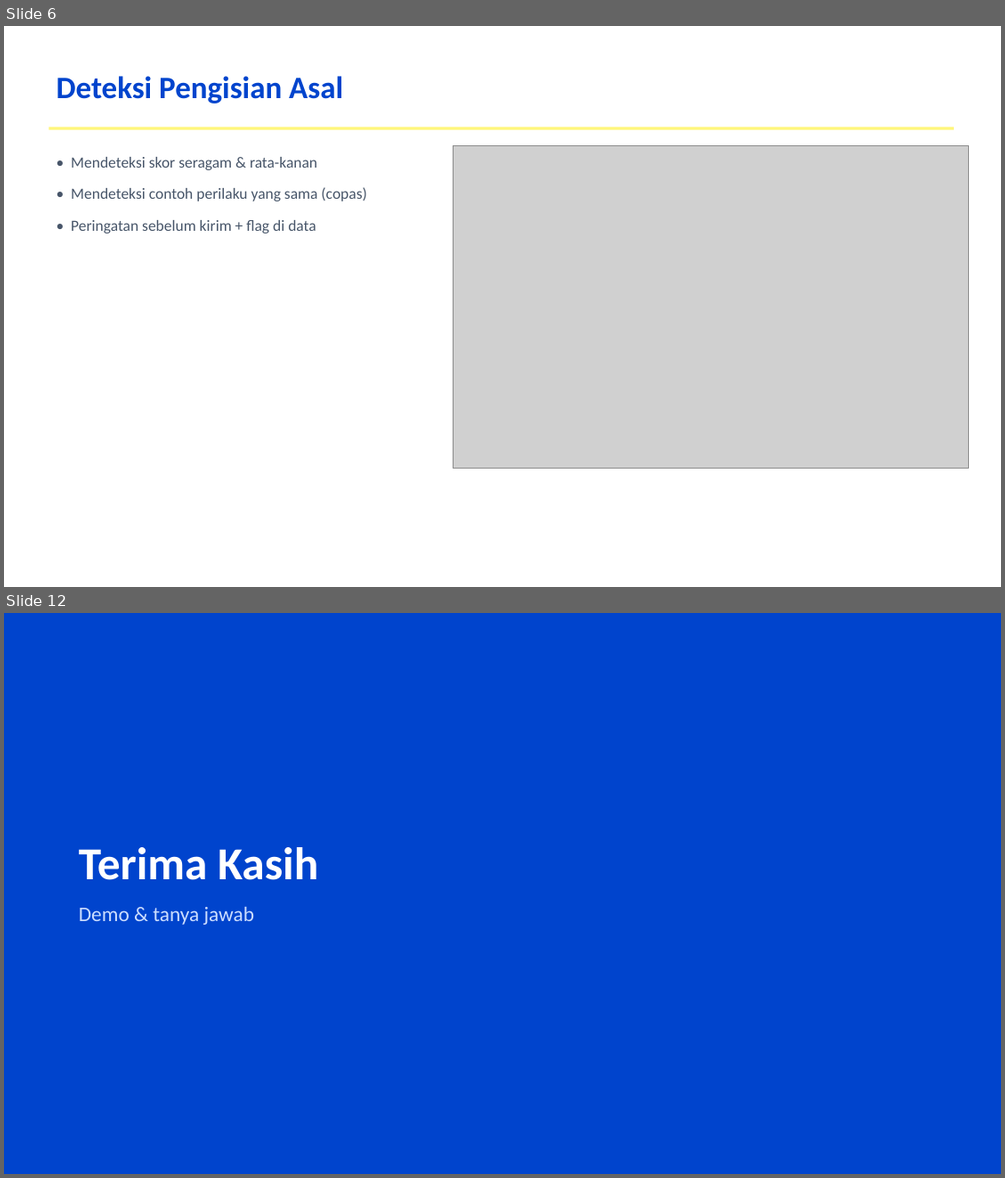
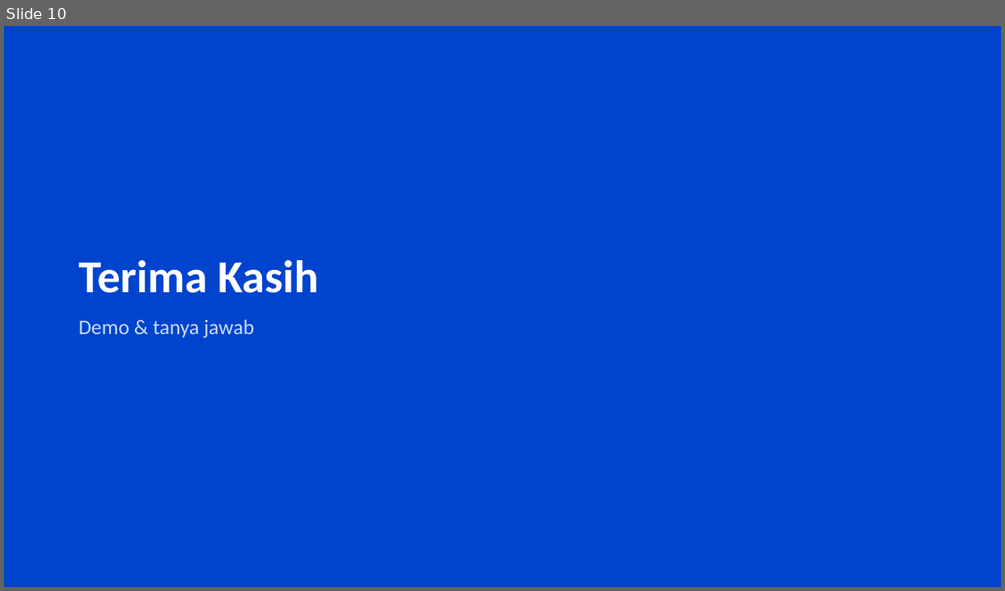
Before and after one commit to dhenta312/hackathon-appraisal, a slide deck: Presentasi-Penilaian-Kinerja.pptx. Shown one above the other, each under a label of ours: slides 6 and 12 before the commit, slide 10 after it; the slides between them are not shown. The pictures are 1005x1178 and 1005x591 pixels, drawn with LibreOffice and Linux fonts; fonts in the diff are those of the drawing; grey boxes stand for pictures. Boxes give left, top, right and bottom in pixels: in the first picture for what was removed or moved away, otherwise in the second. Text is boxed around its words. In the diff, an @@ line names an element or a change of style, - is before the commit and + after.

```diff
--- a/Presentasi-Penilaian-Kinerja.pptx
+++ b/Presentasi-Penilaian-Kinerja.pptx
@@ slide 6 removed at box(4, 26, 1001, 587), background #FFFFFF @@
@@ text removed at box(57, 76, 343, 103) @@
-Deteksi Pengisian Asal
@@ rectangle removed at box(48, 127, 954, 130) @@
@@ text removed at box(71, 157, 366, 233) @@
-• Mendeteksi skor seragam & rata-kanan
-• Mendeteksi contoh perilaku yang sama (copas)
-• Peringatan sebelum kirim + flag di data
@@ picture removed at box(453, 145, 969, 468) @@
@@ what was slide 12 is now slide 10 @@
```
Also in this commit, not shown: 2 slides changed, 7 slides added, 8 other slides removed, 2 other files.
